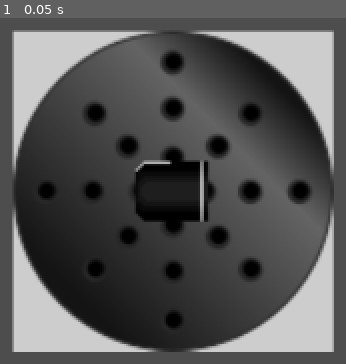
Above: before the commit, frame 1.
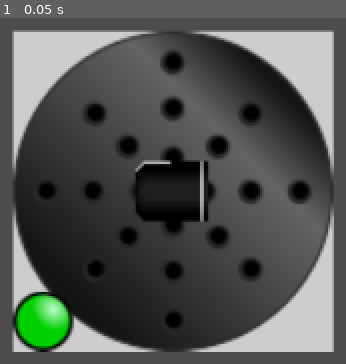
Above: after the commit, the same moment.

Repository: mbapplegate/maxwellDemon
Game: Godot game, scene res://scenes/LaserSource/laser_source.tscn
Same seed, same stepped clock (60 frames per second), same inputs: the game is played once before the commit and once after it. The project has no main scene, so this scene is started directly.
Inputs:
- Up to frame 1 (0.05 s): no input

The runs differ from the first frame. In frame 1, 2.5% of the frame differs, in the area x 3-22%, y 79-97%.

Commit message:
Added energize indicator sprite

Diff:
--- a/scenes/PushableObject/pushable_object.gd
+++ b/scenes/PushableObject/pushable_object.gd
@@ -11,8 +11,9 @@
 @export var isEnergizeable = true
 @export var isEnergized = false
 
-@onready var sprite = $Sprite2D
+@onready var sprite = $Stage
 @onready var bg = $Background
+@onready var indicator = $Indicator
 
 var isActive = false
 
@@ -21,7 +22,6 @@
 func initialize():
 	#print(position.snapped(Vector2(TILE_SIZE,TILE_SIZE)))
 	self.position = position.snapped(Vector2(TILE_SIZE,TILE_SIZE))
-	#self.position += Vector2.ONE * TILE_SIZE/2.0
 	update_texture()
 
 func calculate_destination(dir:Vector2):
@@ -32,6 +32,7 @@
 func push(motion:Vector2):
 	if isSliding or not isPushable:
 		return false
+
 	if can_move(motion):
 		var tween = get_tree().create_tween()
 
@@ -45,26 +46,8 @@
 	else:
 		return false
 
-func pull(motion:Vector2):
-	if isSliding or not isPushable:
-		return
-	var move_to = calculate_destination(motion.normalized())
-	#print("CanMove: ", can_move(move_to), ", ", move_to, ", ", motion)
-
-	var tween = get_tree().create_tween()
-	tween.tween_property(self,"global_position",move_to,sliding_time)
-	tween.set_ease(Tween.EASE_OUT)
-	tween.set_trans(Tween.TRANS_CUBIC)
-	isSliding = true
-	await tween.finished
-	isSliding = false
-
-#	else:
-#		return
-
 func can_move(localDestination:Vector2):
-	var coll = move_and_collide(localDestination, true)
-	if coll:
+	if move_and_collide(localDestination, true):
 		return false
 	else:
 		return true
@@ -84,6 +67,13 @@
 	else:
 		sprite.texture = load("res://tiles/pushable/squareBase.png")
 
+	if isEnergizeable:
+		if isEnergized:
+			indicator.texture = load("res://tiles/pushable/onButton.png")
+		else:
+			indicator.texture = load("res://tiles/pushable/offButton.png")
+	else:
+		indicator.texture = null
 	#if isEnergizeable:
 		#if isRotatable:
 			#if isEnergized:
@@ -95,8 +85,6 @@
 				#sprite.texture = load("res://tiles/pushable/squareStage_ON.png")
 			#else:
 				#sprite.texture = load("res://tiles/pushable/squareStage_OFF.png")
-
-
 func rotateCW():
 	if isRotatable:
 		sprite.rotation -= ROTATION_INCREMENT
--- a/scenes/PushableObject/pushable_object.tscn
+++ b/scenes/PushableObject/pushable_object.tscn
@@ -1,8 +1,9 @@
-[gd_scene load_steps=5 format=3 uid="uid://beic3gevjusuj"]
+[gd_scene load_steps=6 format=3 uid="uid://beic3gevjusuj"]
 
 [ext_resource type="Script" path="res://scenes/PushableObject/pushable_object.gd" id="1_7cdvg"]
 [ext_resource type="Texture2D" uid="uid://bgymj3oij7qi8" path="res://tiles/pushable/pushableBase_BACKGROUND_NORMAL.png" id="2_agr0u"]
 [ext_resource type="Texture2D" uid="uid://cvwhdwt0n8fes" path="res://tiles/pushable/circularRotationBase.png" id="3_d7nlo"]
+[ext_resource type="Texture2D" uid="uid://b2jbtdmkcn2ho" path="res://tiles/pushable/onButton.png" id="4_gmgr3"]
 
 [sub_resource type="RectangleShape2D" id="RectangleShape2D_xg5wh"]
 size = Vector2(127, 127)
@@ -19,5 +20,9 @@
 scale = Vector2(4, 4)
 texture = ExtResource("2_agr0u")
 
-[node name="Sprite2D" type="Sprite2D" parent="."]
+[node name="Stage" type="Sprite2D" parent="."]
 texture = ExtResource("3_d7nlo")
+
+[node name="Indicator" type="Sprite2D" parent="."]
+position = Vector2(-52, 52)
+texture = ExtResource("4_gmgr3")
--- /dev/null
+++ b/tiles/pushable/offButton.svg
@@ -0,0 +1,117 @@
+<?xml version="1.0" encoding="UTF-8" standalone="no"?>
+<!-- Created with Inkscape (http://www.inkscape.org/) -->
+
+<svg
+   xmlns:dc="http://purl.org/dc/elements/1.1/"
+   xmlns:cc="http://creativecommons.org/ns#"
+   xmlns:rdf="http://www.w3.org/1999/02/22-rdf-syntax-ns#"
+   xmlns:svg="http://www.w3.org/2000/svg"
+   xmlns="http://www.w3.org/2000/svg"
+   xmlns:xlink="http://www.w3.org/1999/xlink"
+   xmlns:sodipodi="http://sodipodi.sourceforge.net/DTD/sodipodi-0.dtd"
+   xmlns:inkscape="http://www.inkscape.org/namespaces/inkscape"
+   width="32"
+   height="32"
+   viewBox="0 0 8.4666665 8.4666669"
+   version="1.1"
+   id="svg3830"
+   inkscape:version="0.92.5 (2060ec1f9f, 2020-04-08)"
+   sodipodi:docname="offButton.svg"
+   inkscape:export-filename="C:\Users\Matthew\Documents\Godot\maxwellGithub\maxwellDemon\tiles\pushable\offButton.png"
+   inkscape:export-xdpi="96"
+   inkscape:export-ydpi="96">
+  <defs
+     id="defs3824">
+    <linearGradient
+       inkscape:collect="always"
+       id="linearGradient4391">
+      <stop
+         style="stop-color:#ffb9b9;stop-opacity:1"
+         offset="0"
+         id="stop4387" />
+      <stop
+         style="stop-color:#ff0000;stop-opacity:1"
+         offset="1"
+         id="stop4389" />
+    </linearGradient>
+    <radialGradient
+       inkscape:collect="always"
+       xlink:href="#linearGradient4391"
+       id="radialGradient4393"
+       cx="4.5753822"
+       cy="291.57977"
+       fx="4.5753822"
+       fy="291.57977"
+       r="4.1828891"
+       gradientTransform="matrix(-0.47218924,0.45377041,-0.53664005,-0.55842133,164.26712,451.82539)"
+       gradientUnits="userSpaceOnUse" />
+  </defs>
+  <sodipodi:namedview
+     id="base"
+     pagecolor="#ffffff"
+     bordercolor="#666666"
+     borderopacity="1.0"
+     inkscape:pageopacity="0.0"
+     inkscape:pageshadow="2"
+     inkscape:zoom="15.839192"
+     inkscape:cx="1.8811262"
+     inkscape:cy="20.32645"
+     inkscape:document-units="mm"
+     inkscape:current-layer="layer1"
+     showgrid="false"
+     units="px"
+     inkscape:snap-bbox="true"
+     inkscape:bbox-paths="true"
+     inkscape:bbox-nodes="true"
+     inkscape:window-width="1762"
+     inkscape:window-height="946"
+     inkscape:window-x="481"
+     inkscape:window-y="761"
+     inkscape:window-maximized="0">
+    <sodipodi:guide
+       position="0,0"
+       orientation="0,32"
+       id="guide4375"
+       inkscape:locked="false" />
+    <sodipodi:guide
+       position="8.4666667,0"
+       orientation="-32,0"
+       id="guide4377"
+       inkscape:locked="false" />
+    <sodipodi:guide
+       position="8.4666667,8.4666667"
+       orientation="0,-32"
+       id="guide4379"
+       inkscape:locked="false" />
+    <sodipodi:guide
+       position="0,8.4666667"
+       orientation="32,0"
+       id="guide4381"
+       inkscape:locked="false" />
+  </sodipodi:namedview>
+  <metadata
+     id="metadata3827">
+    <rdf:RDF>
+      <cc:Work
+         rdf:about="">
+        <dc:format>image/svg+xml</dc:format>
+        <dc:type
+           rdf:resource="http://purl.org/dc/dcmitype/StillImage" />
+        <dc:title />
+      </cc:Work>
+    </rdf:RDF>
+  </metadata>
+  <g
+     inkscape:label="Layer 1"
+     inkscape:groupmode="layer"
+     id="layer1"
+     transform="translate(0,-288.53332)">
+    <ellipse
+       style="fill:url(#radialGradient4393);fill-opacity:1;stroke:#000000;stroke-width:0.50975299;stroke-linecap:butt;stroke-linejoin:bevel;stroke-miterlimit:4;stroke-dasharray:none;stroke-dashoffset:0;stroke-opacity:1"
+       id="path4383"
+       cx="4.2333331"
+       cy="292.76663"
+       rx="3.978457"
+       ry="3.9784505" />
+  </g>
+</svg>
--- /dev/null
+++ b/tiles/pushable/onButton.svg
@@ -0,0 +1,117 @@
+<?xml version="1.0" encoding="UTF-8" standalone="no"?>
+<!-- Created with Inkscape (http://www.inkscape.org/) -->
+
+<svg
+   xmlns:dc="http://purl.org/dc/elements/1.1/"
+   xmlns:cc="http://creativecommons.org/ns#"
+   xmlns:rdf="http://www.w3.org/1999/02/22-rdf-syntax-ns#"
+   xmlns:svg="http://www.w3.org/2000/svg"
+   xmlns="http://www.w3.org/2000/svg"
+   xmlns:xlink="http://www.w3.org/1999/xlink"
+   xmlns:sodipodi="http://sodipodi.sourceforge.net/DTD/sodipodi-0.dtd"
+   xmlns:inkscape="http://www.inkscape.org/namespaces/inkscape"
+   width="32"
+   height="32"
+   viewBox="0 0 8.4666665 8.4666669"
+   version="1.1"
+   id="svg3830"
+   inkscape:version="0.92.5 (2060ec1f9f, 2020-04-08)"
+   sodipodi:docname="onButton.svg"
+   inkscape:export-filename="C:\Users\Matthew\Documents\Godot\maxwellGithub\maxwellDemon\tiles\pushable\onButton.png"
+   inkscape:export-xdpi="48.000004"
+   inkscape:export-ydpi="48.000004">
+  <defs
+     id="defs3824">
+    <linearGradient
+       inkscape:collect="always"
+       id="linearGradient4391">
+      <stop
+         style="stop-color:#c2fcd2;stop-opacity:1"
+         offset="0"
+         id="stop4387" />
+      <stop
+         style="stop-color:#00d000;stop-opacity:1"
+         offset="1"
+         id="stop4389" />
+    </linearGradient>
+    <radialGradient
+       inkscape:collect="always"
+       xlink:href="#linearGradient4391"
+       id="radialGradient4393"
+       cx="4.5753822"
+       cy="291.57977"
+       fx="4.5753822"
+       fy="291.57977"
+       r="4.1828891"
+       gradientTransform="matrix(-0.47218923,0.45377041,-0.53664005,-0.55842133,164.26713,451.82539)"
+       gradientUnits="userSpaceOnUse" />
+  </defs>
+  <sodipodi:namedview
+     id="base"
+     pagecolor="#ffffff"
+     bordercolor="#666666"
+     borderopacity="1.0"
+     inkscape:pageopacity="0.0"
+     inkscape:pageshadow="2"
+     inkscape:zoom="15.839192"
+     inkscape:cx="14.160793"
+     inkscape:cy="20.32645"
+     inkscape:document-units="mm"
+     inkscape:current-layer="layer1"
+     showgrid="false"
+     units="px"
+     inkscape:snap-bbox="true"
+     inkscape:bbox-paths="true"
+     inkscape:bbox-nodes="true"
+     inkscape:window-width="1762"
+     inkscape:window-height="946"
+     inkscape:window-x="380"
+     inkscape:window-y="380"
+     inkscape:window-maximized="0">
+    <sodipodi:guide
+       position="0,0"
+       orientation="0,32"
+       id="guide4375"
+       inkscape:locked="false" />
+    <sodipodi:guide
+       position="8.4666667,0"
+       orientation="-32,0"
+       id="guide4377"
+       inkscape:locked="false" />
+    <sodipodi:guide
+       position="8.4666667,8.4666667"
+       orientation="0,-32"
+       id="guide4379"
+       inkscape:locked="false" />
+    <sodipodi:guide
+       position="0,8.4666667"
+       orientation="32,0"
+       id="guide4381"
+       inkscape:locked="false" />
+  </sodipodi:namedview>
+  <metadata
+     id="metadata3827">
+    <rdf:RDF>
+      <cc:Work
+         rdf:about="">
+        <dc:format>image/svg+xml</dc:format>
+        <dc:type
+           rdf:resource="http://purl.org/dc/dcmitype/StillImage" />
+        <dc:title></dc:title>
+      </cc:Work>
+    </rdf:RDF>
+  </metadata>
+  <g
+     inkscape:label="Layer 1"
+     inkscape:groupmode="layer"
+     id="layer1"
+     transform="translate(0,-288.53332)">
+    <ellipse
+       style="fill:url(#radialGradient4393);fill-opacity:1;stroke:#000000;stroke-width:0.50975299;stroke-linecap:butt;stroke-linejoin:bevel;stroke-miterlimit:4;stroke-dasharray:none;stroke-dashoffset:0;stroke-opacity:1"
+       id="path4383"
+       cx="4.2333331"
+       cy="292.76663"
+       rx="3.9784567"
+       ry="3.9784505" />
+  </g>
+</svg>
--- a/worlds/test_world.tscn
+++ b/worlds/test_world.tscn
@@ -44,9 +44,8 @@
 
 [node name="PushableObject" parent="." instance=ExtResource("4_qlahv")]
 position = Vector2(320, 256)
-isEnergizeable = false
+isEnergized = true
 
 [node name="PushableObject2" parent="." instance=ExtResource("4_qlahv")]
 position = Vector2(344, 416)
 isRotatable = false
-isEnergizeable = false
Binary file added: tiles/pushable/offButton.png
Not shown, added: tiles/pushable/offButton.png.import
Not shown, added: tiles/pushable/offButton.svg.import
Binary file added: tiles/pushable/onButton.png
Not shown, added: tiles/pushable/onButton.png.import
Not shown, added: tiles/pushable/onButton.svg.import
